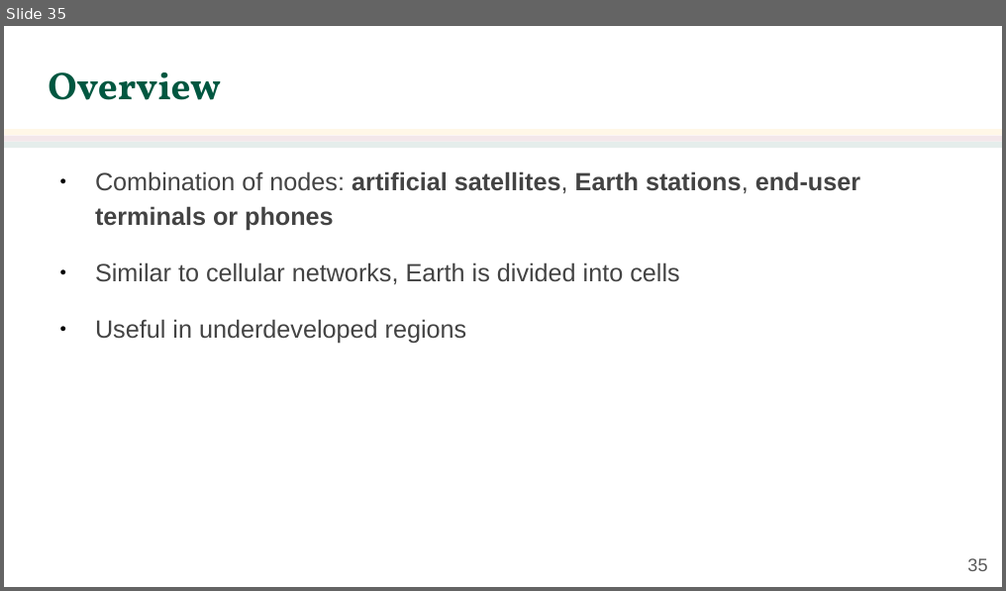
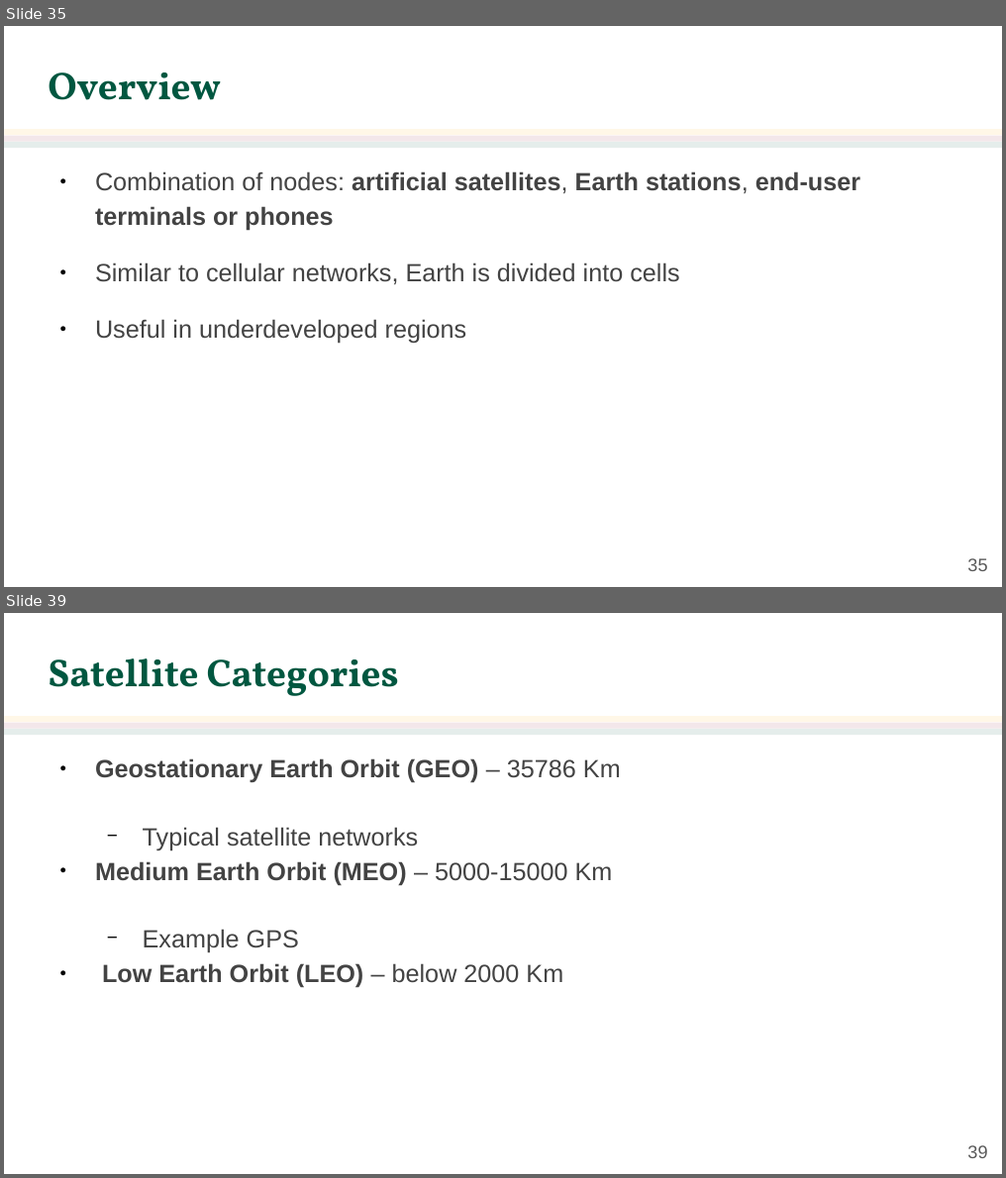
Before and after one commit to jachermocilla/extra-course-materials, a slide deck: cmsc137/slides-rsm/CMSC 137 - 25 - Other Wireless Networks.odp. Shown one above the other, each under a label of ours: slide 35 before the commit, slides 35 and 39 after it; the slides between them are not shown. The pictures are 1006x591 and 1006x1178 pixels, drawn with LibreOffice and Linux fonts; fonts in the diff are those of the drawing; background and template pictures are left out. Boxes give left, top, right and bottom in pixels: in the first picture for what was removed or moved away, otherwise in the second. Text is boxed around its words. In the diff, an @@ line names an element or a change of style, - is before the commit and + after.

```diff
--- a/cmsc137/slides-rsm/CMSC 137 - 25 - Other Wireless Networks.odp
+++ b/cmsc137/slides-rsm/CMSC 137 - 25 - Other Wireless Networks.odp
@@ slide 39 added at (x1=4, y1=613, x2=1002, y2=1174), background #FFFFFF; not listed: 3 template elements that a slide beside it also shows @@
@@ title added at (x1=48, y1=659, x2=399, y2=696), 28 pt, text #005740, bold @@
+Satellite Categories
@@ text added at (x1=95, y1=759, x2=621, y2=988), 18 pt, text #434343, bold @@
+● Geostationary Earth Orbit (GEO) – 35786 Km
+  − Typical satellite networks
+● Medium Earth Orbit (MEO) – 5000-15000 Km
+  − Example GPS
+● Low Earth Orbit (LEO) – below 2000 Km
@@ page number added at (x1=967, y1=1146, x2=987, y2=1158), 13 pt, text #595959 @@
+39
```
Also in this commit, not shown: 2 slides changed, 10 other slides added, 1 other file.
